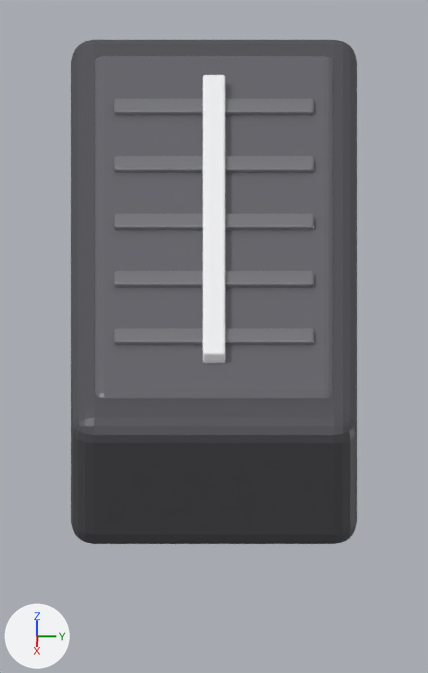
The Blender file .tools/blender-scenes/fader-thumb.blend as it was, and as the next commit left it.
The view is the same before and after, from the file's camera 'FaderCam'. Every picture has the same lights, and +X, +Y and +Z are marked at lower left. The picture after the commit comes second.

Names of what the first picture shows: 'CenterLine', 'FaderCap', 'Ridge_0', 'Ridge_1', 'Ridge_2', 'Ridge_3', 'Ridge_4', 'TopPlate'.
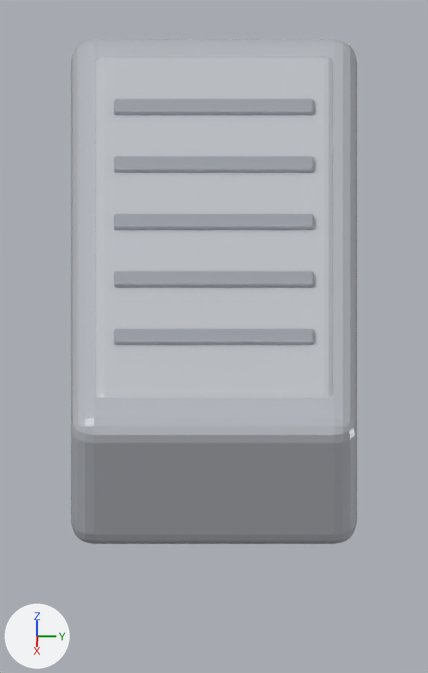
Changed parts and their boxes [x1, y1, x2, y2] in the pictures (428 x 673 px):
'TopPlate', recoloured (grey to light grey): [95, 56, 333, 398] in both
'FaderCap', recoloured (dark grey to light grey): [71, 40, 357, 544] in both
'CenterLine', hidden: before [203, 75, 225, 363]
'Ridge_3', recoloured (lighter): [114, 271, 314, 288] in both
'Ridge_1', recoloured (lighter): [114, 156, 314, 173] in both
'Ridge_0', recoloured (lighter): [114, 99, 314, 115] in both
'Ridge_2', recoloured (lighter): [114, 214, 314, 230] in both
'Ridge_4', recoloured (lighter): [114, 329, 314, 345] in both

Edits to the bpy script that builds the scene:
```text
Add mat_faderridgebright:
    mat_faderridgebright = principled_material('FaderRidgeBright')
    mat_faderridgebright.base_color = (0.34, 0.36, 0.4)  # grey #9ea2aa
    mat_faderridgebright.metallic = 0.05
    mat_faderridgebright.roughness = 0.4
    mat_faderridgebright.specular_ior_level = 0.55
Add mat_faderstemdark:
    mat_faderstemdark = principled_material('FaderStemDark')
    mat_faderstemdark.base_color = (0.12, 0.12, 0.14)  # dark grey #616169
    mat_faderstemdark.roughness = 0.55
    mat_faderstemdark.specular_ior_level = 0.55
Add mat_faderplatebright:
    mat_faderplatebright = principled_material('FaderPlateBright')
    mat_faderplatebright.base_color = (0.56, 0.58, 0.62)  # light grey #c5c8ce
    mat_faderplatebright.metallic = 0.12
    mat_faderplatebright.roughness = 0.22
    mat_faderplatebright.specular_ior_level = 0.55
Add mat_faderbodybright:
    mat_faderbodybright = principled_material('FaderBodyBright')
    mat_faderbodybright.base_color = (0.48, 0.5, 0.54)  # light grey #b8bcc2
    mat_faderbodybright.metallic = 0.08
    mat_faderbodybright.roughness = 0.28
    mat_faderbodybright.specular_ior_level = 0.55
Change me_cube:
    where me_cube.from_pydata(...)  # 152 vertices, 150 faces; spans x -1.2..1.2, y -0.5..0.5, z -0.12..0.43
    remove me_cube.materials.append(mat_body)  # dark grey #505055
    add me_cube.materials.append(mat_faderbodybright)  # light grey #b8bcc2
Change me_cube_001:
    where me_cube_001.from_pydata(...)  # 152 vertices, 150 faces; spans x -1.05..1.05, y -0.43..0.43, z 0.32..0.44
    remove me_cube_001.materials.append(mat_top)  # grey #69696f
    add me_cube_001.materials.append(mat_faderplatebright)  # light grey #c5c8ce
Change me_cube_002:
    where me_cube_002.from_pydata(...)  # 152 vertices, 150 faces; spans x -0.85..0.85, y -0.04..0.04, z 0.44..0.49
    remove me_cube_002.materials.append(mat_line)  # white #f9f9fc
    add me_cube_002.materials.append(mat_faderstemdark)  # dark grey #616169
Change me_cube_003:
    where me_cube_003.from_pydata(...)  # 152 vertices, 150 faces; spans x -0.74..-0.66, y -0.35..0.35, z 0.42..0.46
    remove me_cube_003.materials.append(mat_stem)  # grey #818186
    add me_cube_003.materials.append(mat_faderridgebright)  # grey #9ea2aa
Change me_cube_004:
    where me_cube_004.from_pydata(...)  # 152 vertices, 150 faces; spans x -0.39..-0.31, y -0.35..0.35, z 0.42..0.46
    remove me_cube_004.materials.append(mat_stem)  # grey #818186
    add me_cube_004.materials.append(mat_faderridgebright)  # grey #9ea2aa
Change me_cube_005:
    where me_cube_005.from_pydata(...)  # 152 vertices, 150 faces; spans x -0.04..0.04, y -0.35..0.35, z 0.42..0.46
    remove me_cube_005.materials.append(mat_stem)  # grey #818186
    add me_cube_005.materials.append(mat_faderridgebright)  # grey #9ea2aa
Change me_cube_006:
    where me_cube_006.from_pydata(...)  # 152 vertices, 150 faces; spans x 0.31..0.39, y -0.35..0.35, z 0.42..0.46
    remove me_cube_006.materials.append(mat_stem)  # grey #818186
    add me_cube_006.materials.append(mat_faderridgebright)  # grey #9ea2aa
Change me_cube_007:
    where me_cube_007.from_pydata(...)  # 152 vertices, 150 faces; spans x 0.66..0.74, y -0.35..0.35, z 0.42..0.46
    remove me_cube_007.materials.append(mat_stem)  # grey #818186
    add me_cube_007.materials.append(mat_faderridgebright)  # grey #9ea2aa
Change ob_centerline:
    add ob_centerline.hide_render = True
```
